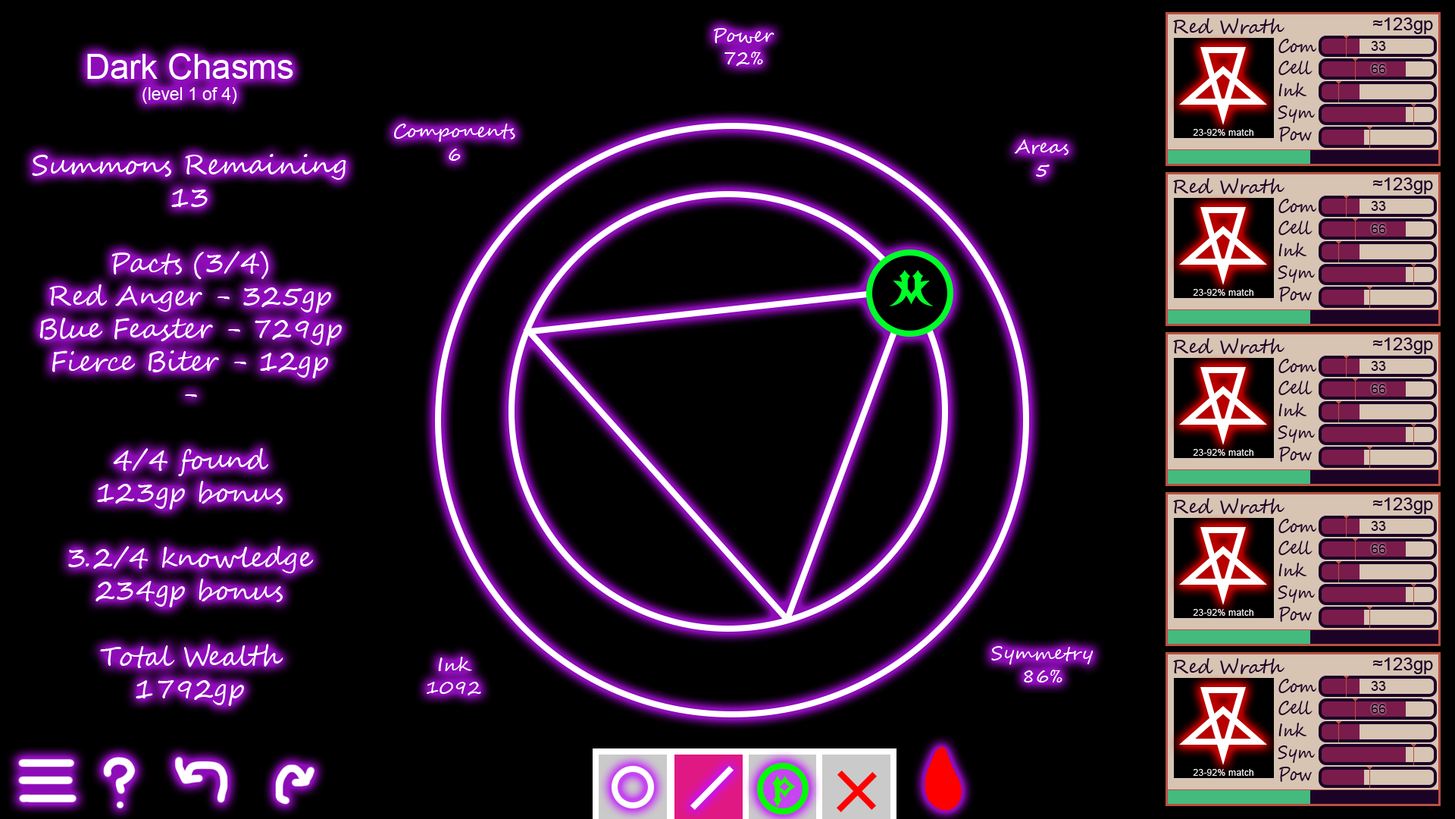
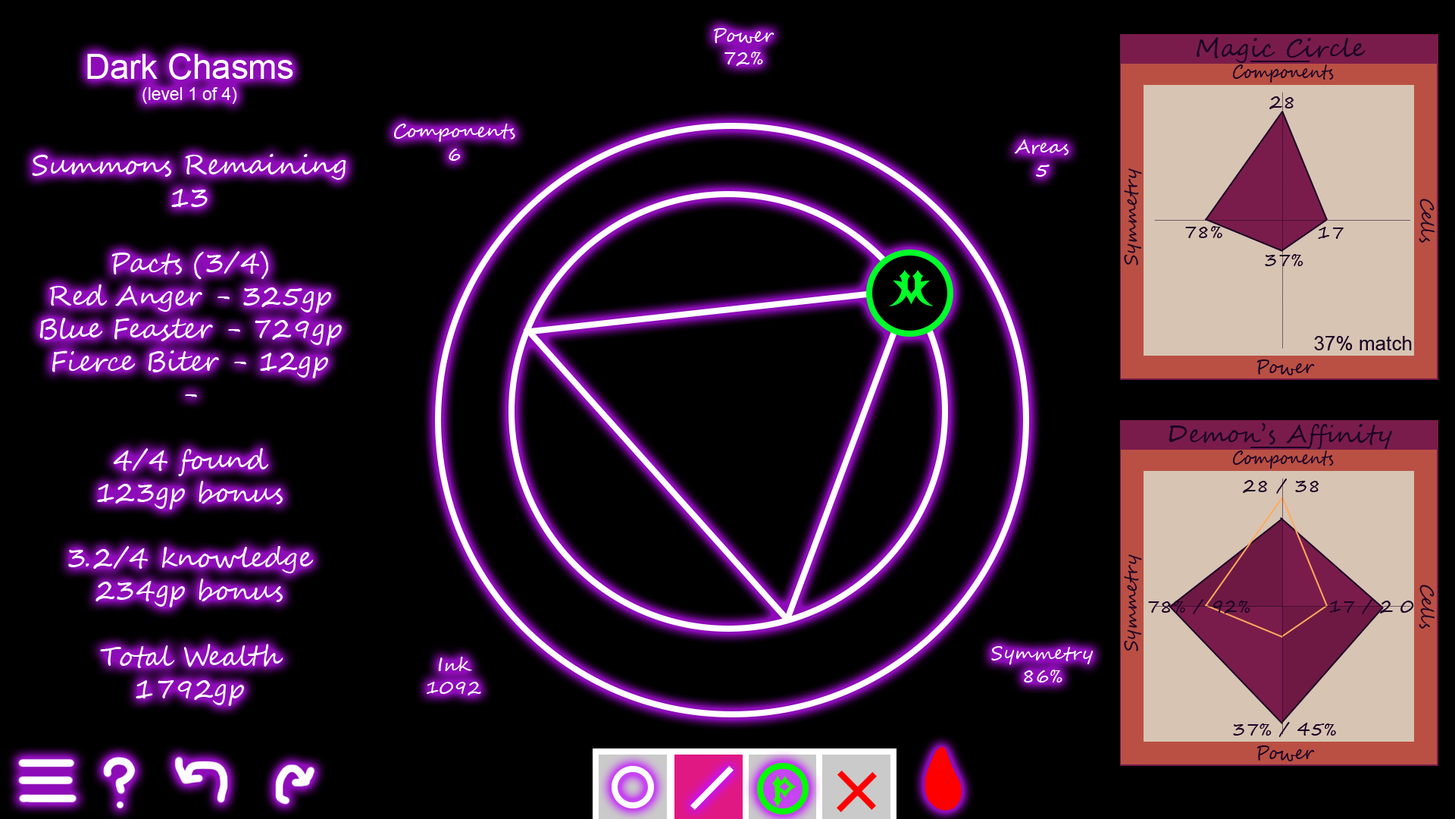
Layer changes from the first 1455x819 image to the second:
hid "Group 3 copy 4" over [1165,651,1441,806]
hid "Group 3 copy 3" over [1165,491,1441,646]
hid "Group 3 copy 2" over [1165,12,1441,166]
hid "Group 3 copy" over [1165,172,1441,326]
hid "Group 3" over [1165,331,1441,486]
added layer "graph copy 2" above "graph" over [1120,419,1439,766]
added layer "graph" above "Group 1" over [1120,34,1439,380]
